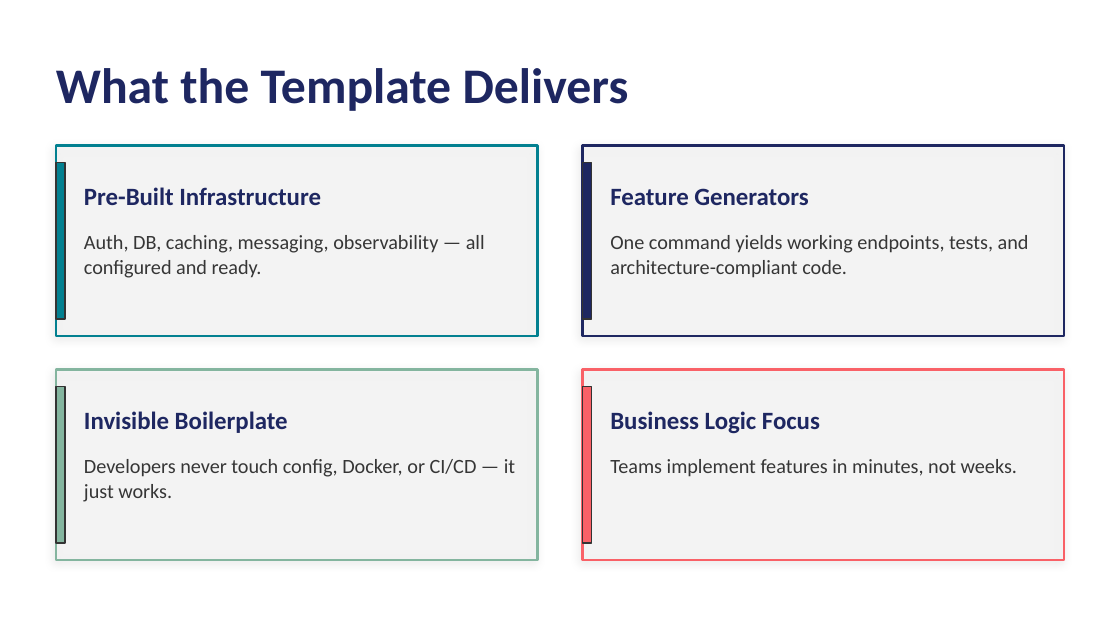
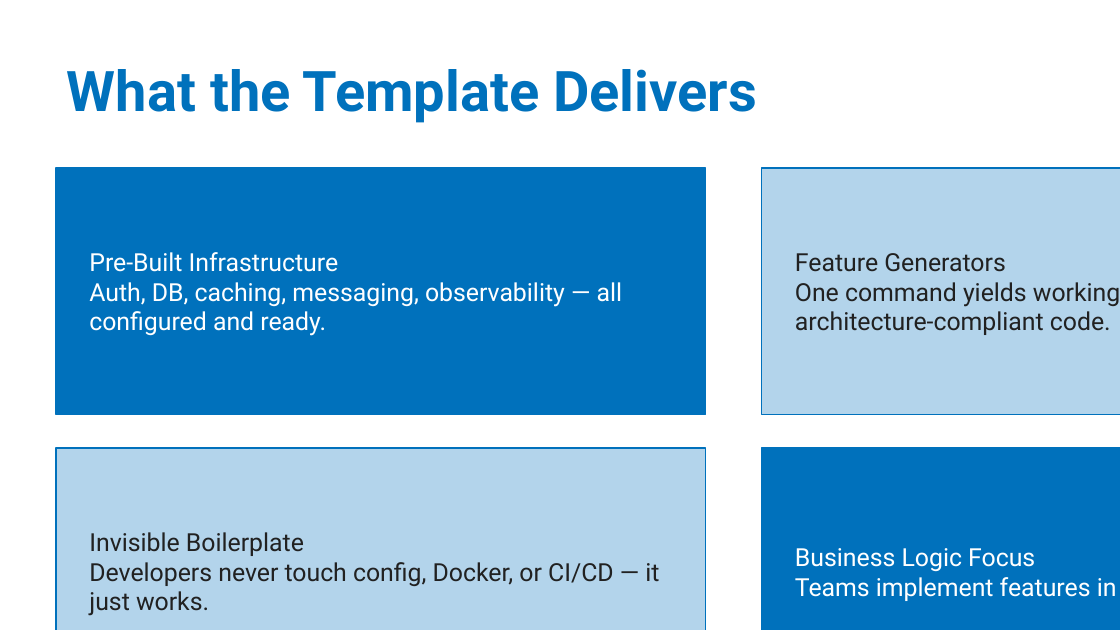
Before and after one commit to leonardsoetedjo/app-architecture-template, a slide deck: slide 3 of app-architecture-template-full.pptx. Drawn at 1120x630 pixels with LibreOffice and Linux fonts; fonts in the diff are those of the drawing. Boxes give left, top, right and bottom in pixels: in the first picture for what was removed or moved away, otherwise in the second. Text is boxed around its words. In the diff, an @@ line names an element or a change of style, - is before the commit and + after.

Commit message:
feat(pptx): rewrite deck with hermes-design-powerpoint standard

```diff
--- a/app-architecture-template-full.pptx
+++ b/app-architecture-template-full.pptx
@@ text "What the Template Delivers": place and size @@
-text "What the Template Delivers" at bbox=[56, 68, 629, 111]
+text "What the Template Delivers" at bbox=[67, 69, 757, 123]
@@ text "What the Template Delivers" at bbox=[67, 69, 757, 123]: size 32 to 36 pt, font Calibri to Roboto, text colour #1E2761 to #0071BC @@
@@ rectangle: place and size @@
-rectangle at bbox=[56, 146, 538, 336]
+rectangle at bbox=[56, 168, 706, 414]
@@ rectangle at bbox=[56, 168, 706, 414]: fill #F5F5F5 at 40% opacity to #0071BC; outline #028090 1.5 pt to #0071BC 1 pt; shadow off; proportions changed @@
@@ rectangle removed at bbox=[56, 162, 65, 319] @@
@@ rectangle removed at bbox=[582, 162, 591, 319] @@
@@ rectangle added at bbox=[762, 168, 1120, 414], fill #B3D4EB, outline #0071BC 1 pt @@
@@ text "Pre-Built Infrastructure": place and size @@
-text "Pre-Built Infrastructure" at bbox=[84, 235, 485, 278]
+text "Pre-Built Infrastructure" at bbox=[89, 252, 623, 336]
@@ text removed at bbox=[84, 187, 321, 205] @@
-Pre-Built Infrastructure
@@ text removed at bbox=[610, 188, 808, 205] @@
-Feature Generators
@@ text "Feature Generators": place and size @@
-text "Feature Generators" at bbox=[610, 235, 1029, 278]
+text "Feature Generators" at bbox=[795, 253, 1120, 335]
@@ text at bbox=[89, 252, 339, 272]: paragraph added @@
+Pre-Built Infrastructure
@@ text at bbox=[795, 253, 1006, 272]: paragraph added @@
+Feature Generators
@@ text at bbox=[89, 282, 623, 336]: size 13 to 16 pt, font Calibri to Roboto, text colour #363636 to #FFFFFF in "Auth, DB, caching, messaging, observability — all ..." @@
@@ text at bbox=[795, 282, 1120, 335]: size 13 to 16 pt, font Calibri to Roboto, text colour #363636 to #212121 in "One command yields working endpoints, tests, and ..." @@
@@ rectangle removed at bbox=[56, 370, 538, 560] @@
@@ rectangle removed at bbox=[56, 386, 65, 543] @@
@@ rectangle removed at bbox=[582, 370, 1064, 560] @@
@@ rectangle removed at bbox=[582, 386, 591, 543] @@
@@ text removed at bbox=[84, 411, 288, 433] @@
-Invisible Boilerplate
@@ text removed at bbox=[610, 411, 820, 434] @@
-Business Logic Focus
@@ rectangle: place and size @@
-rectangle at bbox=[582, 146, 1064, 336]
+rectangle at bbox=[56, 448, 706, 630]
@@ rectangle at bbox=[56, 448, 706, 630]: fill #F5F5F5 at 40% opacity to #B3D4EB; outline #1E2761 1.5 pt to #0071BC 1 pt; shadow off; proportions changed @@
@@ rectangle added at bbox=[762, 448, 1120, 630], fill #0071BC, outline #0071BC 1 pt @@
@@ text "Invisible Boilerplate": place and size @@
-text "Invisible Boilerplate" at bbox=[84, 459, 515, 502]
+text "Invisible Boilerplate" at bbox=[89, 532, 659, 616]
@@ vertical alignment top to middle in 4 elements at bbox=[89, 252, 623, 336], bbox=[89, 532, 659, 616], bbox=[795, 253, 1120, 335], bbox=[795, 548, 1117, 601] @@
@@ text "Business Logic Focus": place and size @@
-text "Business Logic Focus" at bbox=[610, 459, 1017, 477]
+text "Business Logic Focus" at bbox=[795, 548, 1117, 601]
@@ text at bbox=[89, 532, 304, 556]: paragraph added @@
+Invisible Boilerplate
@@ text at bbox=[89, 562, 659, 616]: size 13 to 16 pt, font Calibri to Roboto, text colour #363636 to #212121 in "Developers never touch config, Docker, or CI/CD ..." @@
@@ text at bbox=[795, 548, 1035, 571]: paragraph added @@
+Business Logic Focus
@@ text at bbox=[795, 577, 1117, 601]: size 13 to 16 pt, font Calibri to Roboto, text colour #363636 to #FFFFFF in "Teams implement features in minutes, not weeks." @@
```
Also in this commit, not shown: 15 other slides changed, 1 other file.
